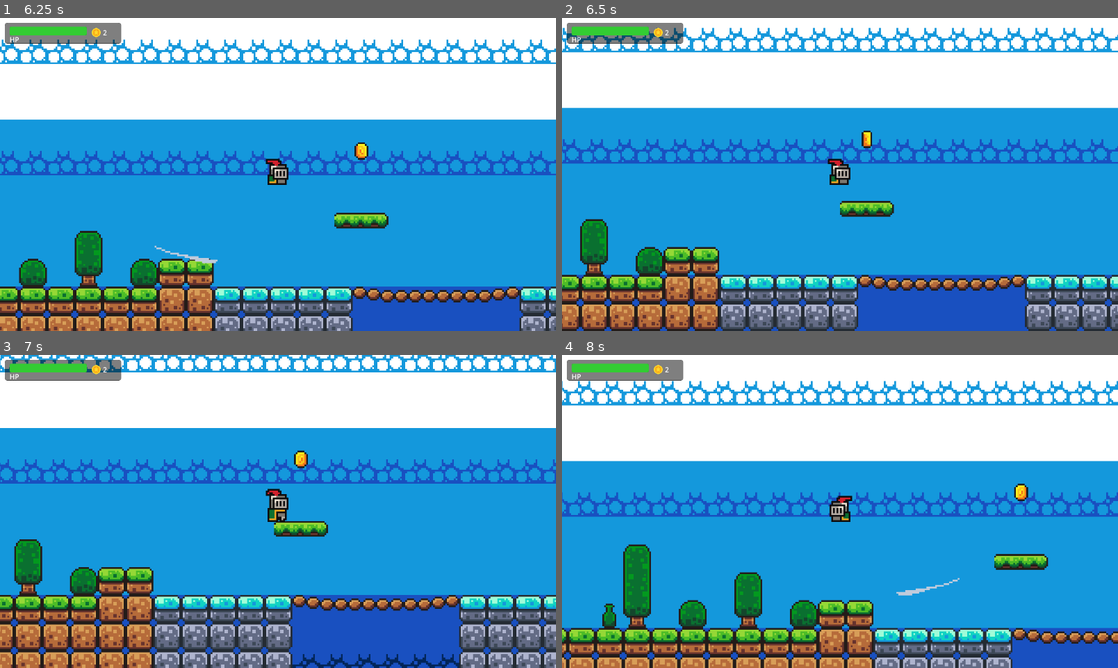
Above: before the commit, frames 1-4 (two rows, left to right).
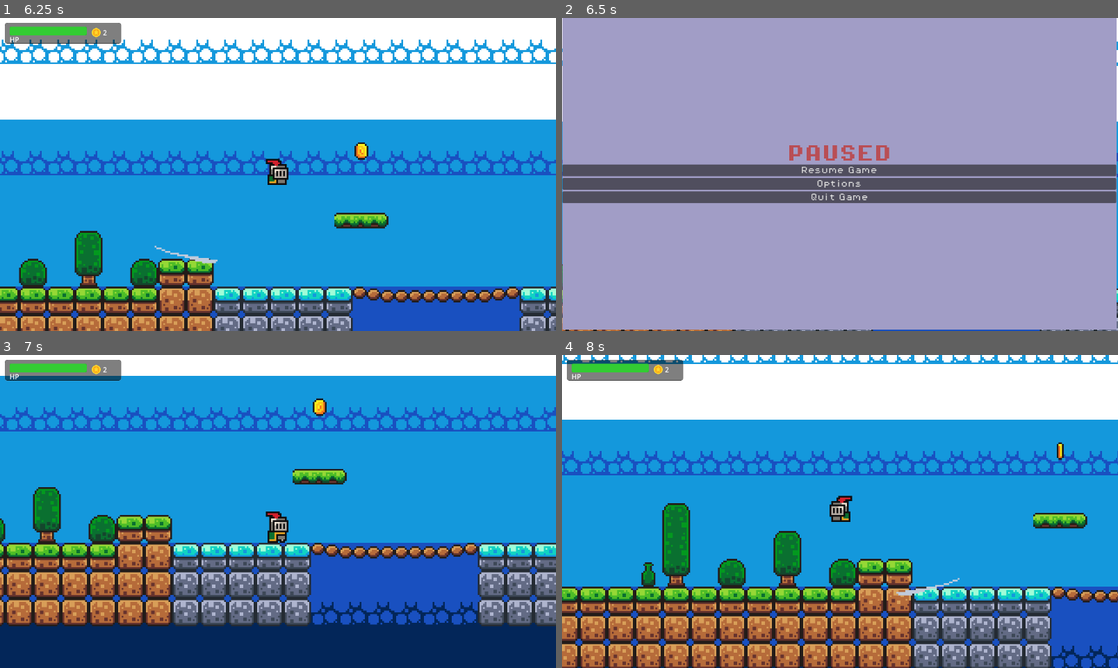
Above: after the commit, the same moments.

Repository: Kacprr/ThesisGameProject
Game: Godot game, scene res://Scenes/main_menu.tscn
Same seed, same stepped clock (60 frames per second), same inputs: the game is played once before the commit and once after it.
Inputs (mouse positions are in pixels of both pictures, inside the frame that each line leads up to):
- Up to frame 1 (6.25 s): click "Options" at 0.5 s; click "Back" at 1.25 s; click "Play" at 2 s; hold Z (attack) 2.78-3.53 s; hold Right (move_right) 2.78-4.28 s; tap Space (jump) at 3.02, 3.77, 5.27, 6.02 s; tap Z (attack) at 3.6, 5.1 s; hold Left (move_left) 4.28-5.03 s; hold Z (attack) 4.28-5.03 s; tap Shift (dash) at 4.35 s; hold Right (move_right) from 5.03 s (still down); hold Z (attack) from 5.78 s (still down)
- Up to frame 2 (6.5 s): keep holding Right (move_right); keep holding Z (attack); tap Escape (ui_cancel) at 6.4 s
- Up to frame 3 (7 s): release Right (move_right) at 6.5 s; release Z (attack) at 6.5 s; click (278, 508) at 6.5 s, where only the run after the commit has a clickable "Resume Game"
- Up to frame 4 (8 s): hold Left (move_left) from 7.28 s (still down); tap Shift (dash) at 7.35 s; tap Space (jump) at 7.52 s; tap Z (attack) at 7.55 s

Frame 1 is identical in both runs. In frame 2, 99% of the frame differs, in the area x 0-100%, y 0-100%; in frame 3, 64%; in frame 4, 52%.

Commit message:
FEAT: Implement core platformer polish and stable Pause Menu flow.
- **Audio Integration:** Added sound effects for Player Jump, Dash, and Hurt events.
- **Combat Enhancement (Knockback):** Implemented knockback logic for enemies (Slime) when hit by the player's attack, improving combat feedback.
- **Enemy Respawn:** Implemented a respawn mechanism for Slime enemies, causing them to hide for 5 seconds upon defeat and then reappear at their original location.
- **Stable Pause Menu:** Created a dedicated Pause Menu (replacing the temporary Options Menu usage) that is correctly layered as a full-screen overlay.
  - ESC key now consistently toggles the Pause Menu overlay. (only entering the pause menu, not toggles)
  - Buttons (Resume, Options, Quit) function correctly, with the Options Menu flow now correctly returning to the Pause Menu. (Options button toggles pause menu but the menu is not allign correctly, being out of the game borders)
  - Quit button (in Pause Menu) now correctly exits the application.

Diff:
--- /dev/null
+++ b/ruinsofnorth/Scenes/pause_menu.tscn
@@ -0,0 +1,54 @@
+[gd_scene load_steps=4 format=3 uid="uid://cpm4x5m5r7tra"]
+
+[ext_resource type="Script" uid="uid://byx602cmb0jow" path="res://Scripts/pause_menu.gd" id="1_1och7"]
+[ext_resource type="FontFile" uid="uid://dalj3asj0d324" path="res://Assets/fonts/PixelOperator8-Bold.ttf" id="1_k0w1u"]
+[ext_resource type="FontFile" uid="uid://0fn4even71bp" path="res://Assets/fonts/PixelOperator8.ttf" id="2_1och7"]
+
+[node name="PauseMenu" type="CanvasLayer"]
+process_mode = 3
+script = ExtResource("1_1och7")
+
+[node name="ColorRect" type="ColorRect" parent="."]
+anchors_preset = -1
+anchor_right = 0.998
+anchor_bottom = 0.99600005
+offset_left = 0.5
+offset_right = -0.44006348
+offset_bottom = -0.12005615
+color = Color(0.63235366, 0.6167795, 0.7763246, 1)
+
+[node name="VBoxContainer" type="VBoxContainer" parent="ColorRect"]
+layout_mode = 1
+anchors_preset = -1
+anchor_right = 1.0
+anchor_bottom = 1.0
+offset_top = 0.5
+offset_right = -1.5
+offset_bottom = 1.0
+alignment = 1
+
+[node name="Title" type="Label" parent="ColorRect/VBoxContainer"]
+layout_mode = 2
+size_flags_horizontal = 4
+theme_override_colors/font_color = Color(0.72640985, 0.30738804, 0.3335734, 1)
+theme_override_fonts/font = ExtResource("1_k0w1u")
+theme_override_font_sizes/font_size = 40
+text = "PAUSED"
+
+[node name="ResumeButton" type="Button" parent="ColorRect/VBoxContainer"]
+layout_mode = 2
+theme_override_fonts/font = ExtResource("2_1och7")
+theme_override_font_sizes/font_size = 18
+text = "Resume Game"
+
+[node name="OptionsButton" type="Button" parent="ColorRect/VBoxContainer"]
+layout_mode = 2
+theme_override_fonts/font = ExtResource("2_1och7")
+theme_override_font_sizes/font_size = 18
+text = "Options"
+
+[node name="QuitButton" type="Button" parent="ColorRect/VBoxContainer"]
+layout_mode = 2
+theme_override_fonts/font = ExtResource("2_1och7")
+theme_override_font_sizes/font_size = 18
+text = "Quit Game"
--- a/ruinsofnorth/Scenes/slime.tscn
+++ b/ruinsofnorth/Scenes/slime.tscn
@@ -1,7 +1,8 @@
-[gd_scene load_steps=11 format=3 uid="uid://0bhe4t211pey"]
+[gd_scene load_steps=12 format=3 uid="uid://0bhe4t211pey"]
 
 [ext_resource type="Script" uid="uid://d0qnxbbps1sxi" path="res://Scripts/slime.gd" id="1_aiwxb"]
 [ext_resource type="Texture2D" uid="uid://dsycexheagxjv" path="res://Assets/sprites/slime_green.png" id="1_swwnm"]
+[ext_resource type="AudioStream" uid="uid://dt53aelssoms8" path="res://Assets/sounds/explosion.wav" id="3_aiwxb"]
 
 [sub_resource type="AtlasTexture" id="AtlasTexture_swwnm"]
 atlas = ExtResource("1_swwnm")
@@ -90,3 +91,8 @@
 shape = SubResource("CircleShape2D_swwnm")
 
 [node name="AttackTimer" type="Timer" parent="."]
+
+[node name="RespawnTimer" type="Timer" parent="."]
+
+[node name="ExplosionSound" type="AudioStreamPlayer2D" parent="."]
+stream = ExtResource("3_aiwxb")
--- a/ruinsofnorth/Scripts/attack.gd
+++ b/ruinsofnorth/Scripts/attack.gd
@@ -5,6 +5,9 @@
 
 var _recent_hits := {}
 var _hit_cooldown := 0.2
+
+const KNOCKBACK_POWER: float = 300.0
+const KNOCKBACK_UP_MULTIPLIER: float = 0.5
 
 func _ready():
 	connect("body_entered", Callable(self, "_on_body_entered"))
@@ -21,7 +24,12 @@
 	print("Attack hit: ", body.name)
 	if body.is_in_group("enemies"):
 		if body.has_method("take_damage"):
-			body.take_damage(damage)
+			var knockback_direction: Vector2 = (body.global_position - global_position).normalized()
+			knockback_direction.y -= KNOCKBACK_UP_MULTIPLIER
+
+			var knockback_vector: Vector2 = knockback_direction.normalized() * KNOCKBACK_POWER
+			body.take_damage(damage, knockback_vector)
+
 			_recent_hits[body] = true
 			# clear recent hit after short delay to avoid multi-hit in one overlap
 			await get_tree().create_timer(_hit_cooldown).timeout
--- a/ruinsofnorth/Scripts/game_manager.gd
+++ b/ruinsofnorth/Scripts/game_manager.gd
@@ -1,6 +1,8 @@
 extends Node
 
 var score = 0
+
+const PAUSE_MENU_SCENE =  preload("res://Scenes/pause_menu.tscn")
 
 func _ready() -> void:
 	call_deferred("_init_hud")
@@ -18,6 +20,15 @@
 					hud.set_max_health(ih)
 					hud.update_health(ih)
 
+func _process(delta):
+	if Input.is_action_just_pressed("ui_cancel") and not get_tree().paused:
+		get_tree().paused = true # Pause the game
+
+		var pause_menu = PAUSE_MENU_SCENE.instantiate()
+		if pause_menu is Control:
+			pause_menu.set_anchors_and_offsets_preset(Control.PRESET_FULL_RECT)
+		get_tree().root.add_child(pause_menu)
+
 func add_point():
 	score += 1
 	var hud := get_node_or_null("../HUD")
--- a/ruinsofnorth/Scripts/options_menu.gd
+++ b/ruinsofnorth/Scripts/options_menu.gd
@@ -14,6 +14,7 @@
 const MASTER_BUS = 0
 const MUSIC_BUS = 1
 const SFX_BUS = 2
+const PAUSE_MENU_SCENE = preload("res://Scenes/pause_menu.tscn")
 
 func _ready():
 	# Connect signals
@@ -63,7 +64,15 @@
 		DisplayServer.window_set_mode(DisplayServer.WINDOW_MODE_WINDOWED)
 
 func _on_back_pressed():
-	get_tree().change_scene_to_file("res://Scenes/main_menu.tscn")
+	if get_tree().paused:
+		var pause_menu = PAUSE_MENU_SCENE.instantiate()
+
+		if pause_menu is Control:
+			pause_menu.set_anchors_and_offsets_preset(Control.PRESET_FULL_RECT)
+			get_tree().root.add_child(pause_menu)
+			queue_free()
+	else:
+		get_tree().change_scene_to_file("res://Scenes/main_menu.tscn")
 
 func _on_reset_pressed():
 	# Reset audio to default
--- /dev/null
+++ b/ruinsofnorth/Scripts/pause_menu.gd
@@ -0,0 +1,39 @@
+extends CanvasLayer
+
+@onready var resume_button: Button = $ColorRect/VBoxContainer/ResumeButton
+@onready var options_button: Button = $ColorRect/VBoxContainer/OptionsButton
+@onready var quit_button: Button = $ColorRect/VBoxContainer/QuitButton
+
+
+const OPTIONS_SCENE = preload("res://Scenes/options_menu.tscn")
+const MAIN_MENU_SCENE = preload("res://Scenes/main_menu.tscn")
+
+func _ready():
+	resume_button.pressed.connect(_on_resume_button_pressed)
+	options_button.pressed.connect(_on_options_button_pressed)
+	quit_button.pressed.connect(_on_quit_button_pressed)
+
+# This is called by pressing the Resume button OR the ESC key.
+func resume_game():
+	get_tree().paused = false
+	queue_free()
+
+func _unhandled_input(event):
+	if event.is_action_pressed("ui_cancel") and event.is_pressed():
+		get_viewport().set_input_as_handled()
+		resume_game()
+
+func _on_resume_button_pressed():
+	resume_game()
+
+func _on_options_button_pressed():
+	var options_menu = OPTIONS_SCENE.instantiate()
+
+	if options_button is Control:
+		options_button.set_anchors_and_offsets_preset(Control.PRESET_FULL_RECT)
+
+	get_tree().root.add_child(options_menu)
+	queue_free() # Remove the Pause Menu
+
+func _on_quit_button_pressed():
+	get_tree().quit()
--- a/ruinsofnorth/Scripts/play_button.gd
+++ /dev/null
@@ -1,11 +0,0 @@
-extends Button
-
-
-# Called when the node enters the scene tree for the first time.
-func _ready() -> void:
-	pass # Replace with function body.
-
-
-# Called every frame. 'delta' is the elapsed time since the previous frame.
-func _process(delta: float) -> void:
-	pass
--- a/ruinsofnorth/Scripts/slime.gd
+++ b/ruinsofnorth/Scripts/slime.gd
@@ -3,8 +3,9 @@
 const speed = 60
 
 var direction = 1
-var health = 3
-var max_health = 3
+var health = 5
+var max_health = 5
+var gravity = ProjectSettings.get_setting("physics/2d/default_gravity")
 
 # State enumeration
 enum State {
@@ -16,17 +17,31 @@
 var attack_cooldown = 1.0 # seconds
 var can_attack = true
 
+# Respawn variables
+var initial_position: Vector2
+const RESPAWN_TIME: float = 5.0 #seconds
+
 @onready var animated_sprite: AnimatedSprite2D = $AnimatedSprite2D
 @onready var ray_cast_right: RayCast2D = $RayCastRight
 @onready var ray_cast_left: RayCast2D = $RayCastLeft
 @onready var damage_area: Area2D = $DamageArea
 @onready var attack_timer: Timer = $AttackTimer
+@onready var respawn_timer: Timer = $RespawnTimer
+@onready var explosion_sound: AudioStreamPlayer2D = $ExplosionSound
+
 
 var health_bar: HealthBar
 
 func _ready() -> void:
 	add_to_group("enemies")
+	initial_position = global_position
+
+	respawn_timer.wait_time = RESPAWN_TIME
+	respawn_timer.one_shot = true
+	respawn_timer.connect("timeout", Callable(self, "_on_respawn_timer_timeout"))
+
 	damage_area.connect("body_entered", Callable(self, "_on_damage_area_body_entered"))
+
 	attack_timer.wait_time = attack_cooldown
 	attack_timer.one_shot = true
 	attack_timer.connect("timeout", Callable(self, "_on_attack_timer_timeout"))
@@ -39,6 +54,9 @@
 	add_child(health_bar)
 
 func _physics_process(delta):
+	if not is_on_floor():
+		velocity.y += gravity * delta
+
 	if state == State.IDLE:
 		if ray_cast_right.is_colliding():
 			direction = -1
@@ -46,6 +64,7 @@
 		elif ray_cast_left.is_colliding():
 			direction = 1
 			animated_sprite.flip_h = false
+
 		velocity.x = direction * speed
 		move_and_slide()
 		animated_sprite.play("idle")
@@ -53,7 +72,6 @@
 		velocity.x = 0
 		move_and_slide()
 		animated_sprite.play("attack")
-		# Optionally, you can add logic to stop movement while attacking
 
 func _on_damage_area_body_entered(body):
 	print("DamageArea triggered by: ", body.name)
@@ -65,12 +83,47 @@
 			body.take_damage(1, knockback)
 			attack_timer.start()
 
-func take_damage(amount):
+func take_damage(amount, knockback_vector: Vector2 = Vector2.ZERO):
 	health -= amount
 	if health_bar:
 		health_bar.set_value(health)
+
+	# Applying knockback if a vector is provided.
+	if knockback_vector != Vector2.ZERO:
+		velocity = knockback_vector
+
 	if health <= 0:
-		queue_free()
+		die_and_respawn() # Updated by new function
+
+func die_and_respawn():
+	set_physics_process(false)
+
+	$AnimatedSprite2D.visible = false
+	$CollisionShape2D.set_deferred("disabled", true)
+	$DamageArea/CollisionShape2D.set_deferred("disabled",true)
+
+	if health_bar:
+		health_bar.set_value(0)
+		health_bar.hide()
+
+		respawn_timer.start()
+		explosion_sound.play()
+
+func _on_respawn_timer_timeout():
+	health = max_health
+	state = State.IDLE
+
+	global_position = initial_position
+	velocity = Vector2.ZERO
+
+	set_physics_process(true)
+	$AnimatedSprite2D.visible = true
+	$CollisionShape2D.set_deferred("disabled", false)
+	$DamageArea/CollisionShape2D.set_deferred("disabled", false)
+
+	if health_bar:
+		health_bar.set_value(health)
+		health_bar.show()
 
 func _on_attack_timer_timeout():
 	state = State.IDLE
Not shown, added: ruinsofnorth/Scripts/pause_menu.gd.uid
Not shown, removed: ruinsofnorth/Scripts/play_button.gd.uid
